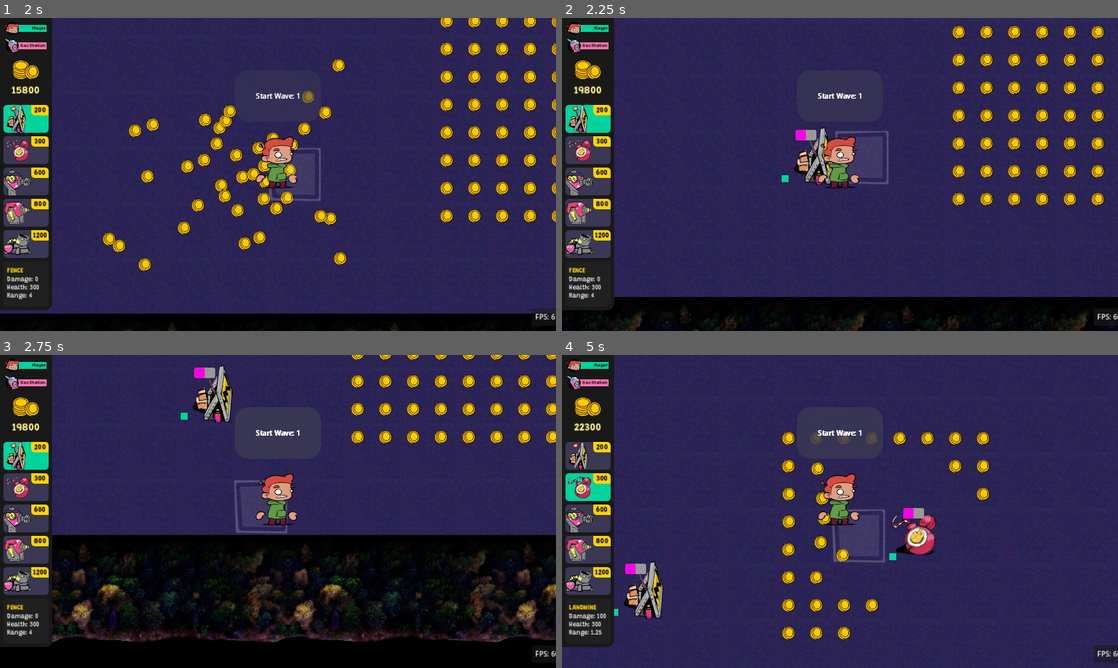
Above: before the commit, frames 1-4 (two rows, left to right).
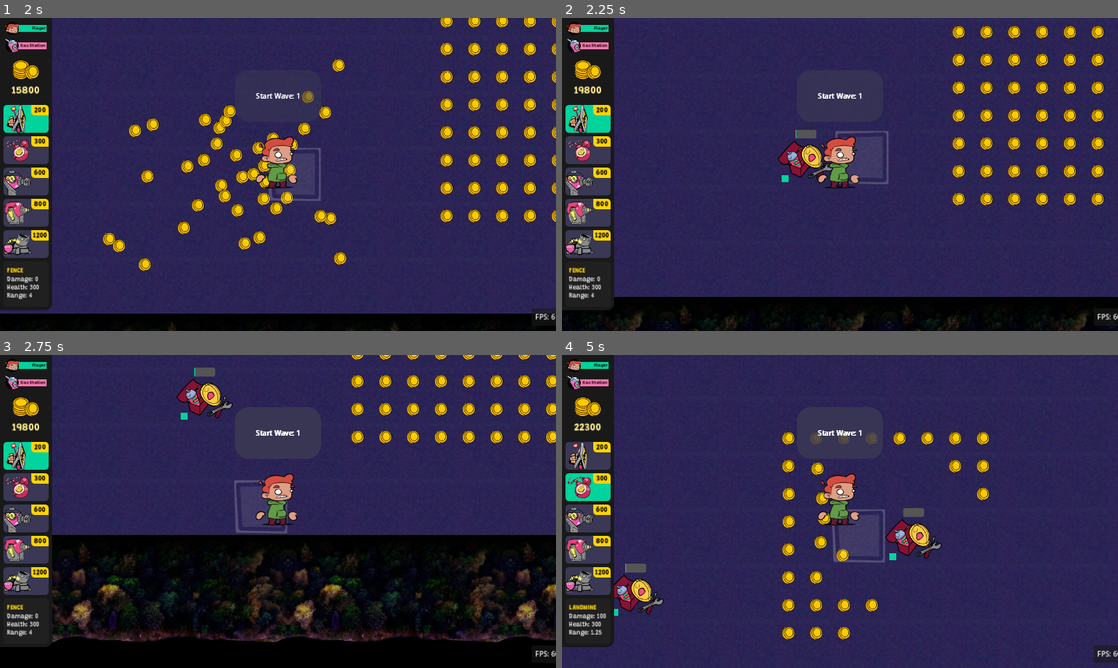
Above: after the commit, the same moments.

Repository: Slushie-Defense/Slushie
Game: Godot game, scene res://UserInterface/SplashScreen/SplashScreen.tscn
Same seed, same stepped clock (60 frames per second), same inputs: the game is played once before the commit and once after it. Sound files missing from this copy of the repository are replaced by a short silence.
Inputs:
- Up to frame 1 (2 s): click "Start" at 0.5 s; tap Enter (StartButton) at 1.25 s; hold Right (RightButton) from 1.28 s (still down); hold Shift (ActionButton) from 1.28 s (still down)
- Up to frame 2 (2.25 s): release Right (RightButton) at 2.03 s; release Shift (ActionButton) at 2.03 s; hold Down (DownButton) from 2.03 s (still down); tap Shift (ActionButton) at 2.1 s
- Up to frame 3 (2.75 s): keep holding Down (DownButton)
- Up to frame 4 (5 s): release Down (DownButton) at 2.78 s; hold Right (RightButton) 2.78-3.53 s; hold E (SelectItemButton) 2.78-3.53 s; tap Shift (ActionButton) at 3.05, 3.8, 4.55 s; hold Up (UpButton) 3.53-4.28 s; tap Enter (StartButton) at 3.6 s; hold Left (LeftButton) from 4.28 s (still down); hold = (ZoomIn) from 4.28 s (still down)

Frame 1 is identical in both runs. In frame 2, 1.0% of the frame differs, in the area x 38-49%, y 34-54%; in frame 3, 1.2%; in frame 4, 2.1%, in the area x 9-69%, y 48-85%.

Commit message:
Structures

Diff:
--- a/Entities/Structures/Structure.gd
+++ b/Entities/Structures/Structure.gd
@@ -4,6 +4,7 @@
 @onready var area_2d_collision_shape_2d : CollisionShape2D = $Area2D/CollisionShape2D
 @onready var static_body_2d_collision_shape_2d : CollisionShape2D = $CollisionShape2D
 @onready var structure_sprite : Sprite2D = $StructureSprite
+@onready var progress_bar : ProgressBar = $ProgressBar
 
 # Building construction
 var is_building_constructed : bool = false
@@ -17,7 +18,7 @@
 
 func _ready():
 	# Health
-	health.set_max_health(UnitData.FENCE.health) # Default is fence
+	health.set_max_health(10) # Default is low
 	health.signal_custom_health_is_zero.connect(_event_health_is_zero)
 	# Create the collision mask and player detection
 	var padding = 8
@@ -25,16 +26,16 @@
 	area_2d_collision_shape_2d.shape.size = collision_shape_size
 	static_body_2d_collision_shape_2d.shape.size = collision_shape_size
 	# If the area is clear create the building
-	call_deferred("_initialize_building_construction")
+	static_body_2d_collision_shape_2d.disabled = false
 
 func _initialize_building_construction():
 	if not is_building_constructed:
 		# If there is no objects colliding. Turn collision rectangle on
-		static_body_2d_collision_shape_2d.disabled = nodes_in_build_area_list.size() > 0
-		modulate.a = 1.0 if nodes_in_build_area_list.size() == 0 else 0.4
 		is_building_constructed = true
 		# Add weapon
 		call_deferred("_convert_to_structure_type")
+		# Hide progress bar
+		progress_bar.queue_free()
 
 func attack(_attack : Attack):
 	health.add_or_subtract_health_by_value(-_attack.damage) # Subtract damage
@@ -45,9 +46,14 @@
 
 func _on_area_2d_body_entered(body):
 	if body.has_method("_is_player"):
-		if is_weapon_assigned:
-			weapon_base.weapon_range_indicator_visible(true)
-			return
+		# If player is in the area and the building is constructed show the weapon range
+		if is_building_constructed:
+			if is_weapon_assigned:
+				weapon_base.weapon_range_indicator_visible(true)
+				return
+		else:
+			# Only check for input when the player is in the area
+			set_process(true)
 	nodes_in_build_area_list.push_back(body)
 
 func _on_area_2d_body_exited(body):
@@ -56,32 +62,41 @@
 			weapon_base.weapon_range_indicator_visible(false)
 			return
 	nodes_in_build_area_list.erase(body)
-	_initialize_building_construction()
+	set_process(false)
 
 func _convert_to_structure_type():
 	var structure_type = UnitData.structure_list
 	# Set health
 	health.set_max_health(structure_class.health)
-
 	# Set placeholder sprite
 	structure_sprite.texture = structure_class.ui_sprite
-
 	# If its a fence, do not create a weapon base
 	if structure_class.type == structure_type.FENCE:
 		return # Early exit
-
 	# Note if a weapon base has been attached
 	is_weapon_assigned = not structure_class.type == structure_type.FENCE
-
 	# Create the weapon base
 	weapon_base = weapon_base_scene.instantiate()
 	# Connect to weapon destroyed
 	weapon_base.signal_weapon_destroyed.connect(_event_health_is_zero) # If the weapon is destroyed the health is zero
 	# Set weapon type
 	weapon_base.weapon_data = structure_class
-
 	# Add to structure
 	add_child(weapon_base)
 
 func _set_structure_class(item_name):
 	structure_class = item_name
+
+func _process(_delta):
+	if is_building_constructed:
+		return
+	if Input.is_action_pressed("ActionButton"):
+		# If only the node is is ontop of the building
+		if nodes_in_build_area_list.size() == 2:
+			print(nodes_in_build_area_list)
+			for child in nodes_in_build_area_list:
+				# If player is ontop of the building
+				if child.has_method("_is_player"):
+					progress_bar.value += 1
+					if progress_bar.value >= 100:
+						_initialize_building_construction()
--- a/Entities/Structures/Structure.tscn
+++ b/Entities/Structures/Structure.tscn
@@ -11,13 +11,14 @@
 size = Vector2(128, 128)
 
 [sub_resource type="StyleBoxFlat" id="StyleBoxFlat_5s7ls"]
+bg_color = Color(0.333333, 0.333333, 0.333333, 1)
 corner_radius_top_left = 4
 corner_radius_top_right = 4
 corner_radius_bottom_right = 4
 corner_radius_bottom_left = 4
 
 [sub_resource type="StyleBoxFlat" id="StyleBoxFlat_d0024"]
-bg_color = Color(0.988235, 0, 0.898039, 1)
+bg_color = Color(0, 0.827451, 0.607843, 1)
 corner_radius_top_left = 4
 corner_radius_top_right = 4
 corner_radius_bottom_right = 4
@@ -51,21 +52,21 @@
 offset_bottom = 72.0
 
 [node name="ProgressBar" type="ProgressBar" parent="."]
-custom_minimum_size = Vector2(48, 24)
+custom_minimum_size = Vector2(48, 20)
 anchors_preset = 8
 anchor_left = 0.5
 anchor_top = 0.5
 anchor_right = 0.5
 anchor_bottom = 0.5
-offset_left = -16.0
+offset_left = -24.0
 offset_top = -64.0
-offset_right = 16.0
-offset_bottom = -40.0
+offset_right = 24.0
+offset_bottom = -44.0
 grow_horizontal = 2
 grow_vertical = 2
 theme_override_styles/background = SubResource("StyleBoxFlat_5s7ls")
 theme_override_styles/fill = SubResource("StyleBoxFlat_d0024")
-value = 50.0
+step = 0.1
 show_percentage = false
 
 [connection signal="body_entered" from="Area2D" to="." method="_on_area_2d_body_entered"]
